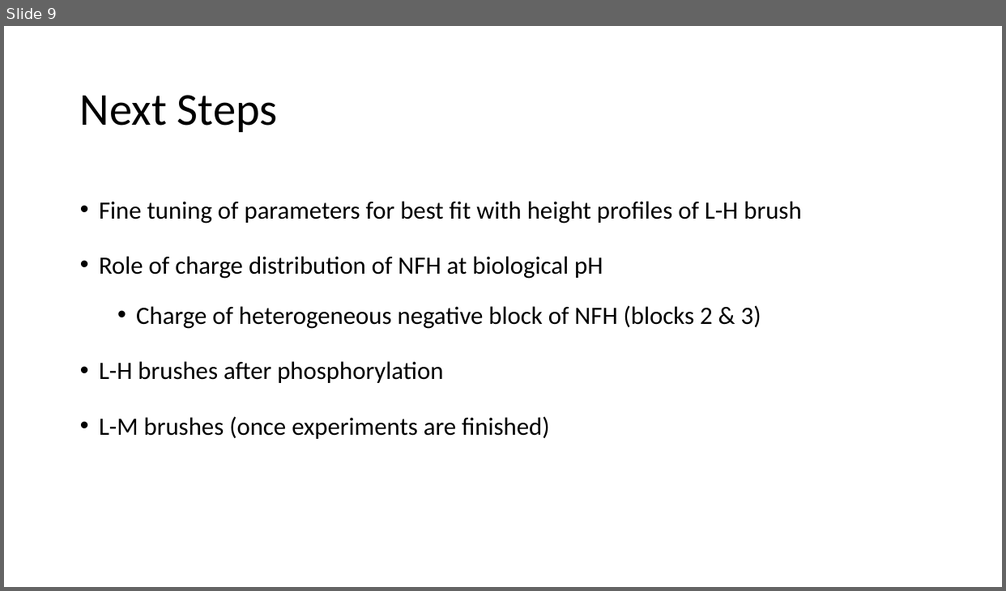
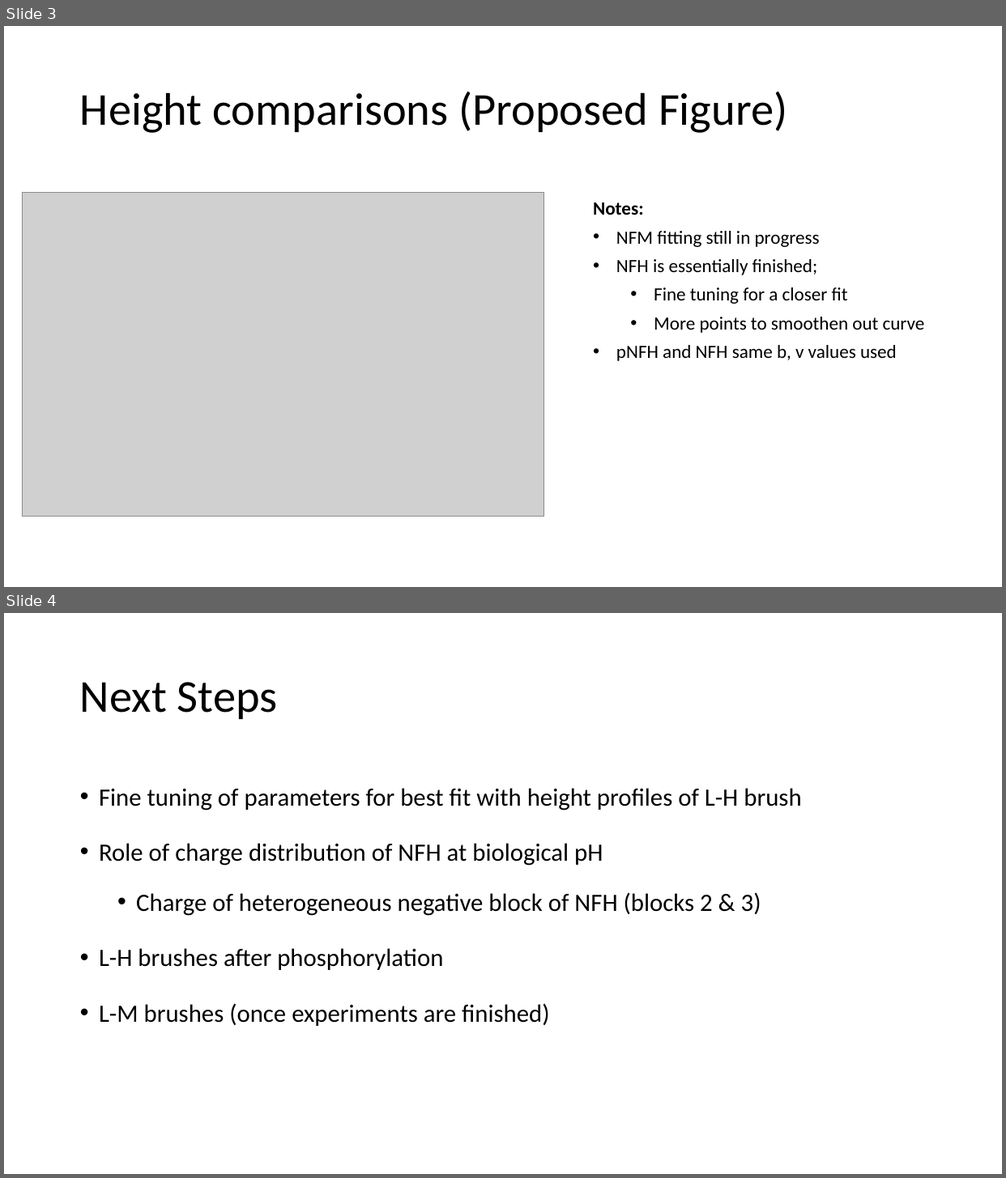
Before and after one commit to tyokokur/presentations, a slide deck: 20230515 NF Collab Update.pptx. Shown one above the other, each under a label of ours: slide 9 before the commit, slides 3 and 4 after it. The pictures are 1006x591 and 1006x1178 pixels, drawn with LibreOffice and Linux fonts; fonts in the diff are those of the drawing; grey boxes stand for pictures. Boxes give left, top, right and bottom in pixels: in the first picture for what was removed or moved away, otherwise in the second. Text is boxed around its words. In the diff, an @@ line names an element or a change of style, - is before the commit and + after.

```diff
--- a/20230515 NF Collab Update.pptx
+++ b/20230515 NF Collab Update.pptx
@@ slide 3 added at [4, 26, 1002, 587], background #FFFFFF @@
@@ title added at [80, 92, 787, 133], 44 pt, text #000000 @@
+Height comparisons (Proposed Figure)
@@ picture added at [22, 193, 543, 516] @@
@@ text added at [593, 203, 925, 361], 18 pt, text #000000 @@
+Notes:
+• NFM fitting still in progress
+• NFH is essentially finished;
+  • Fine tuning for a closer fit
+  • More points to smoothen out curve
+• pNFH and NFH same b, v values used
@@ what was slide 9 is now slide 4 @@
```
Also in this commit, not shown: 2 slides changed, 3 slides removed.
